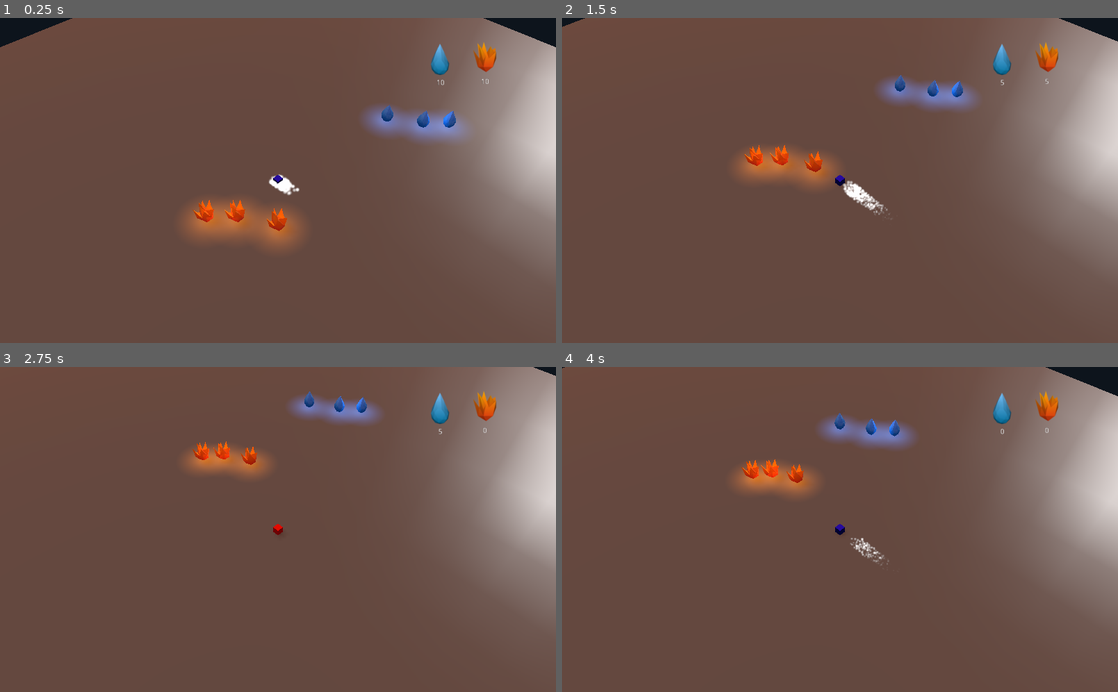
Above: before the commit, frames 1-4 (two rows, left to right).
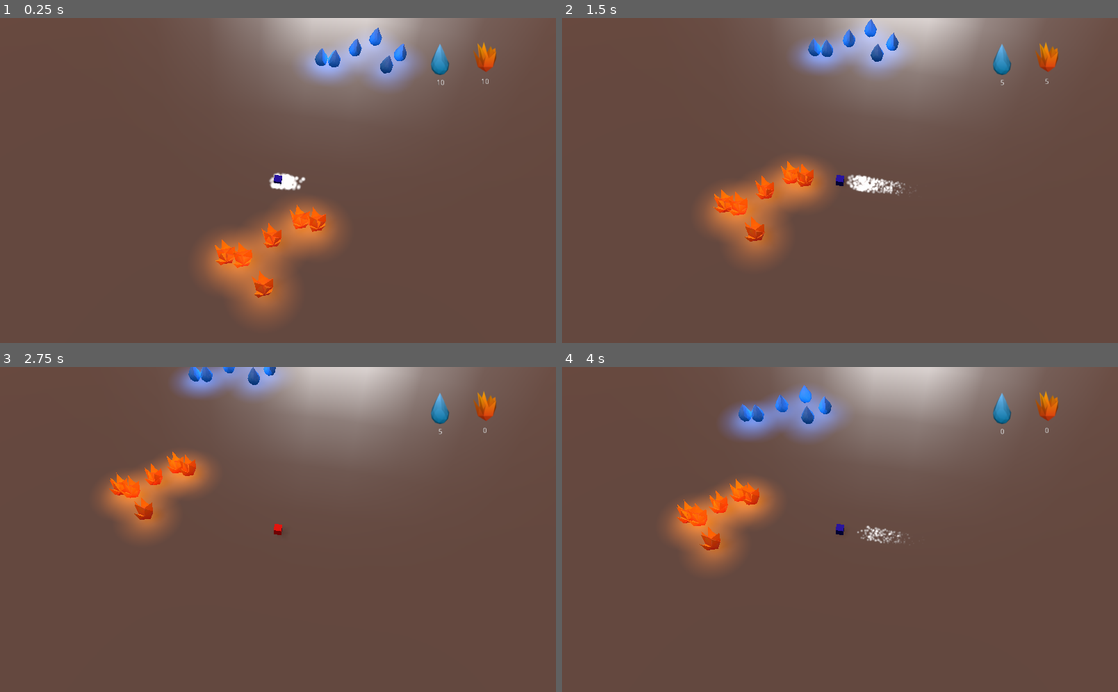
Above: after the commit, the same moments.

Repository: GameDrivenDesign/TurnSides
Game: Godot game, scene res://Game.tscn
The game is run twice, just before and just after one commit, with the same random seed, the same clock (stepped at 60 frames per second) and the same inputs.
Inputs:
- Up to frame 1 (0.25 s): no input
- Up to frame 2 (1.5 s): tap Enter (ui_accept) at 0.5, 0.77 s; hold Right (ui_right) 0.53-1.28 s; hold Down (ui_down) from 1.28 s (still down)
- Up to frame 3 (2.75 s): tap Enter (ui_accept) at 1.52 s; release Down (ui_down) at 2.03 s; hold Right (ui_right) from 2.03 s (still down)
- Up to frame 4 (4 s): release Right (ui_right) at 2.78 s; hold Up (ui_up) 2.78-3.53 s; tap Enter (ui_accept) at 3.02, 3.77 s; hold Left (ui_left) from 3.53 s (still down)

The runs differ from the first frame. In frame 1, 29% of the frame differs, in the area x 0-100%, y 0-93%; in frame 2, 27%; in frame 3, 26%; in frame 4, 27%.

Commit message:
elementals can now attack the player

Diff:
--- a/Game.gd
+++ b/Game.gd
@@ -10,12 +10,18 @@
 	spawnFire(Vector3(0,0,0))
 	spawnFire(Vector3(5,0,-3))
 	spawnFire(Vector3(-3,0,3))
+	spawnFire(Vector3(0,0,6))
+	spawnFire(Vector3(-5,0,3))
+	spawnFire(Vector3(3,0,-3))
 	spawnWater(Vector3(0,0,0))
 	spawnWater(Vector3(3,0,-3))
 	spawnWater(Vector3(-5,0,3))
+	spawnWater(Vector3(7,0,0))
+	spawnWater(Vector3(-3,0,3))
+	spawnWater(Vector3(5,0,3))
 
 	$Player.connect("souls_changed", hud, "update_for_player", [$Player])
-	$Player/Camera.look_at_from_position(Vector3(30, 50, 30), $Player.translation, Vector3(0, 1, 0))
+	$Player/Camera.look_at_from_position(Vector3(5, 50, 30), $Player.translation, Vector3(0, 1, 0))
 
 func spawnFire(offset):
 	var fire = preload("res://FireElemental.tscn").instance()
--- a/Player.gd
+++ b/Player.gd
@@ -1,6 +1,7 @@
 extends KinematicBody
 
 signal souls_changed()
+signal im_dead(deadObject)
 
 var speed = 600
 const FIRE = 1
@@ -52,10 +53,11 @@
 	emit_signal("souls_changed")
 	emit_turn_particles()
 
-func take_damage(damage):
+func takeDamage(damage):
 	hp -= damage
 	if hp <= 0:
 		#TODO game over screen
+		emit_signal("im_dead", self)
 		emit_signal("player_dead")
 		print("the player died") #just for check at the moment
 
Not shown, changed: assets/fire_elemental.dae.import
Not shown, changed: assets/water_elemental.dae.import
